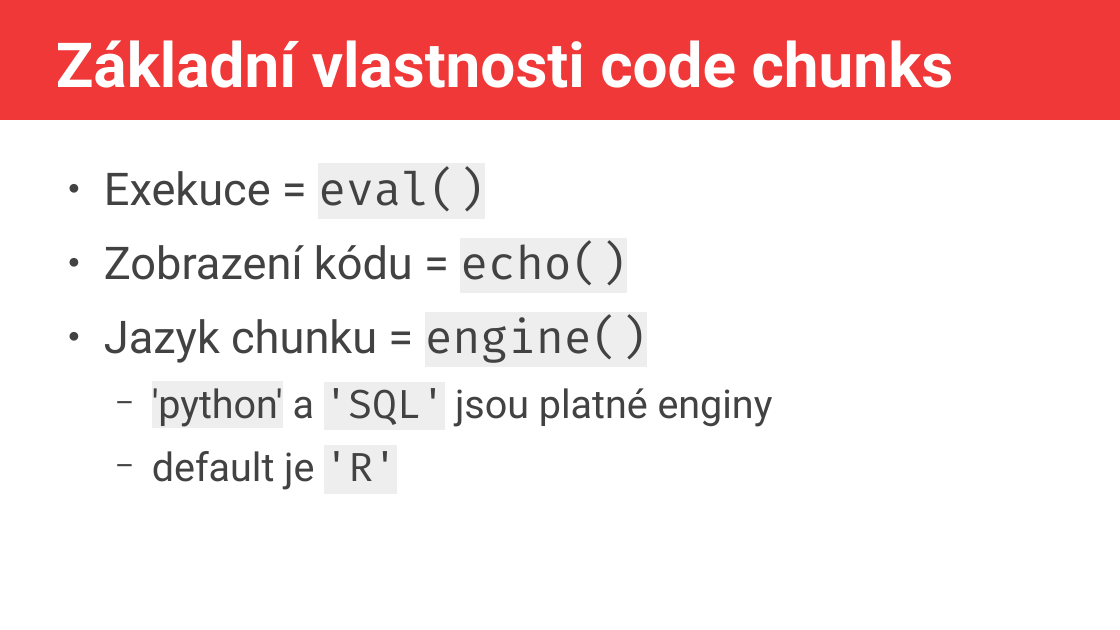
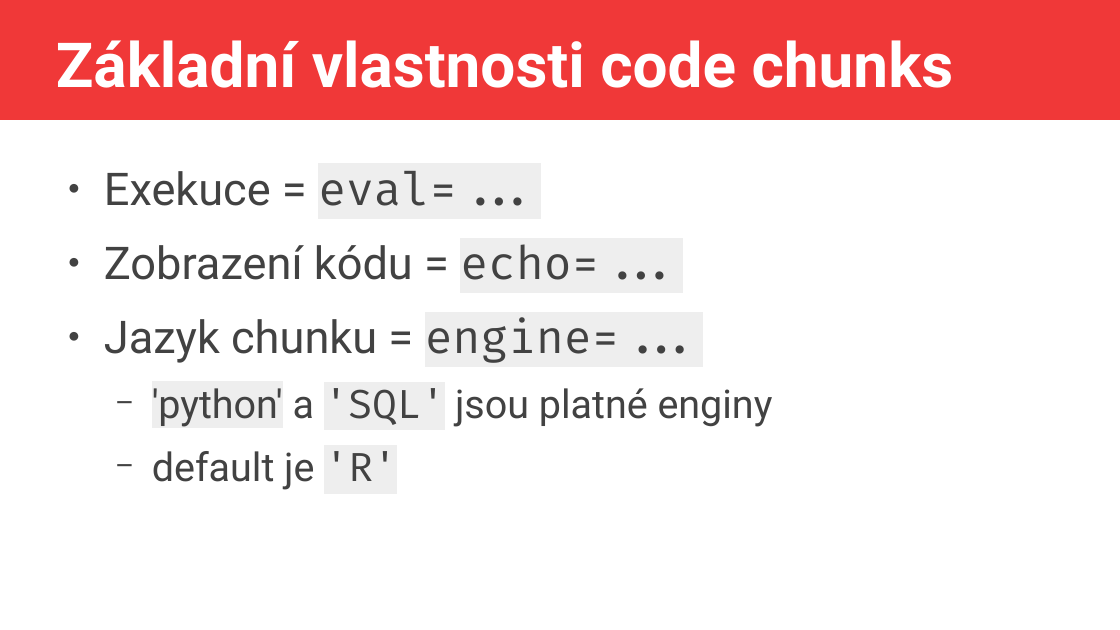
Before and after one commit to jlacko/Intro2R, a slide deck: slide 4 of prezentace/6 - výstupy.odp. Drawn at 1120x630 pixels with LibreOffice and Linux fonts; fonts in the diff are those of the drawing. Boxes give left, top, right and bottom in pixels: in the first picture for what was removed or moved away, otherwise in the second. Text is boxed around its words. In the diff, an @@ line names an element or a change of style, - is before the commit and + after.

```diff
--- a/prezentace/6 - výstupy.odp
+++ b/prezentace/6 - výstupy.odp
@@ text at (x1=104, y1=171, x2=703, y2=363): text changed @@
-● Exekuce = eval()
-● Zobrazení kódu = echo()
-● Jazyk chunku = engine()
+● Exekuce = eval=...
+● Zobrazení kódu = echo=...
+● Jazyk chunku = engine=...
```
Also in this commit, not shown: 10 other files.
